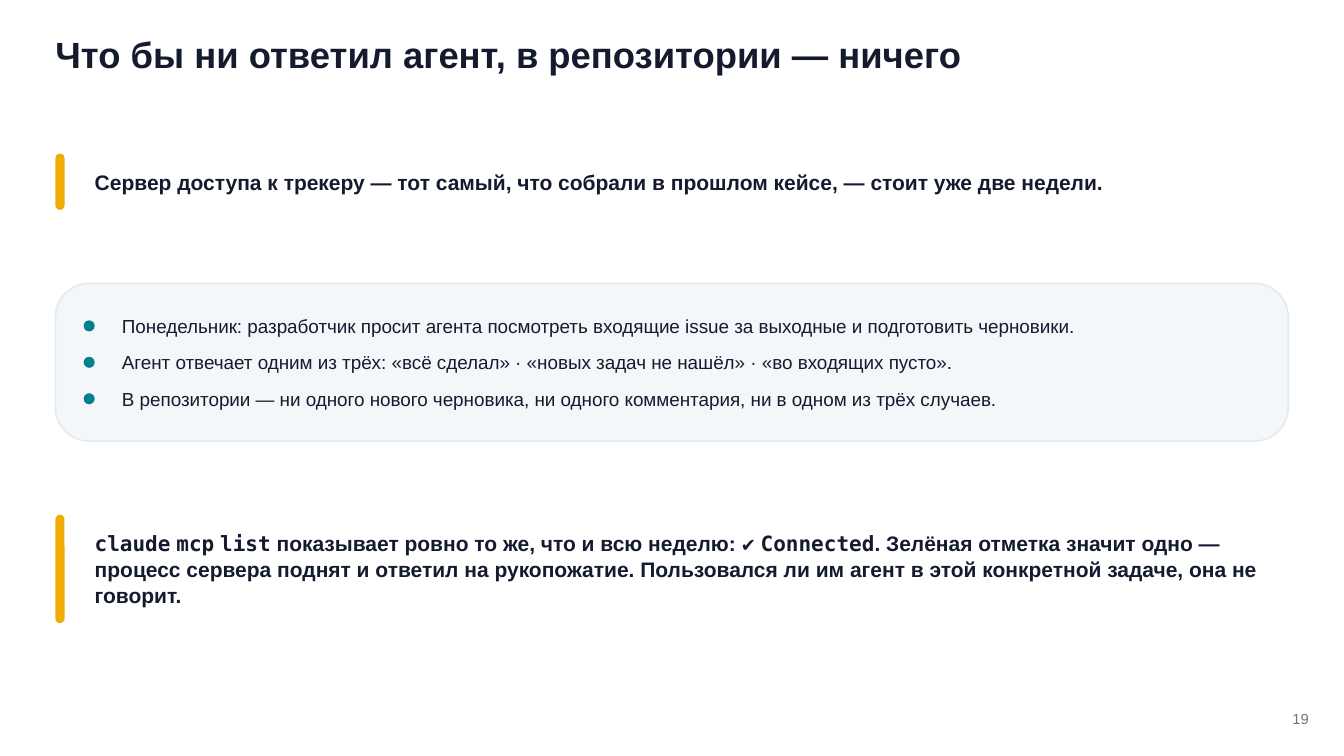
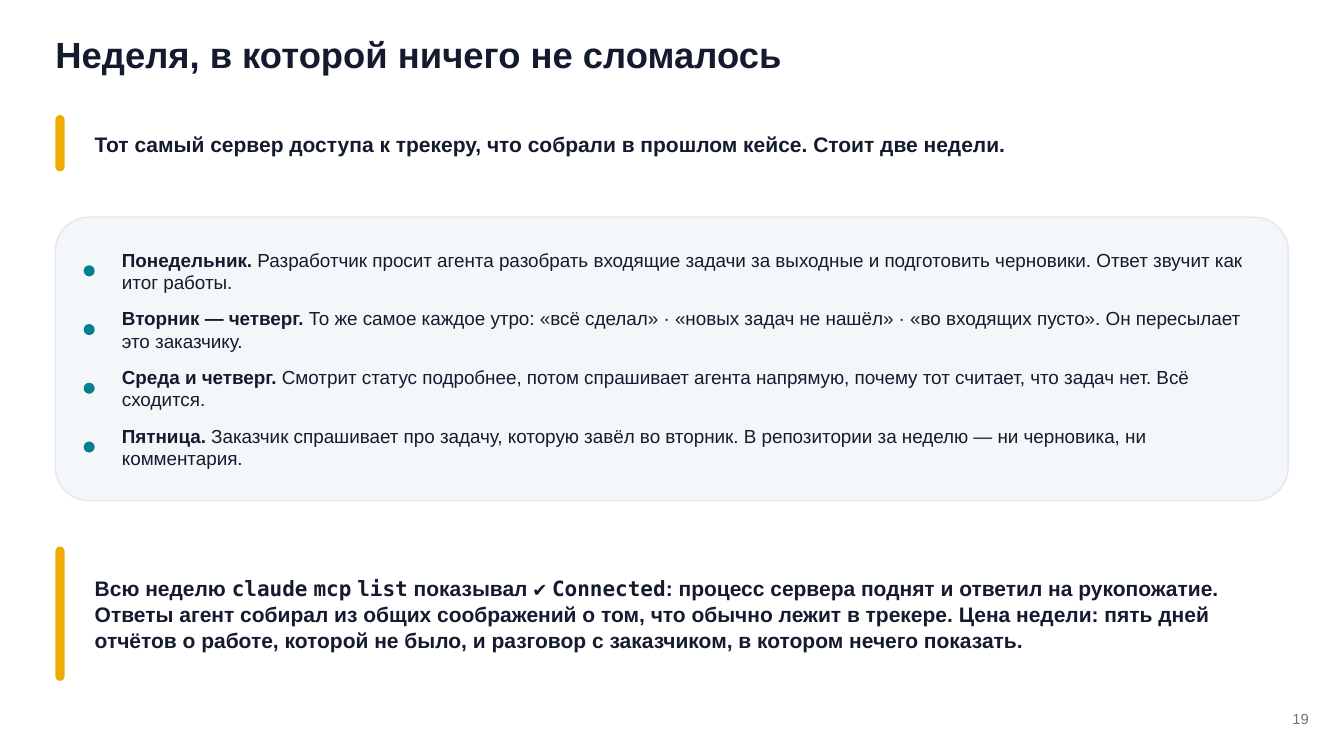
Before and after one commit to tellina-study/AI-usage-lessons, a slide deck: slide 19 of library/seminars/sem-06/rendered/sem-06.pptx. Drawn at 1344x756 pixels with LibreOffice and Linux fonts; fonts in the diff are those of the drawing. Boxes give left, top, right and bottom in pixels: in the first picture for what was removed or moved away, otherwise in the second. Text is boxed around its words. In the diff, an @@ line names an element or a change of style, - is before the commit and + after.

```diff
--- a/library/seminars/sem-06/rendered/sem-06.pptx
+++ b/library/seminars/sem-06/rendered/sem-06.pptx
@@ text at [55, 41, 782, 76]: text changed @@
-Что бы ни ответил агент, в репозитории — ничего
+Неделя, в которой ничего не сломалось
@@ rounded rectangle: place and size @@
-rounded rectangle at [55, 153, 65, 210]
+rounded rectangle at [55, 115, 65, 171]
@@ text at [95, 136, 1005, 156]: text changed @@
-Сервер доступа к трекеру — тот самый, что собрали в прошлом кейсе, — стоит уже две недели.
+Тот самый сервер доступа к трекеру, что собрали в прошлом кейсе. Стоит две недели.
@@ rounded rectangle: place and size @@
-rounded rectangle at [55, 283, 1289, 441]
+rounded rectangle at [55, 218, 1289, 501]
@@ rounded rectangle at [55, 218, 1289, 501]: proportions changed @@
@@ rounded rectangle added at [84, 265, 95, 276], fill #028090 @@
@@ text at [122, 253, 1242, 293]: text changed @@
-Понедельник: разработчик просит агента посмотреть входящие issue за выходные и подготовить черновики.
+Понедельник. Разработчик просит агента разобрать входящие задачи за выходные и подготовить черновики. Ответ звучит как итог работы.
@@ text at [122, 312, 1240, 352]: text changed @@
-Агент отвечает одним из трёх: «всё сделал» · «новых задач не нашёл» · «во входящих пусто».
+Вторник — четверг. То же самое каждое утро: «всё сделал» · «новых задач не нашёл» · «во входящих пусто». Он пересылает это заказчику.
@@ rounded rectangle: place and size @@
-rounded rectangle at [84, 393, 95, 404]
+rounded rectangle at [84, 383, 95, 394]
@@ text added at [122, 370, 1188, 410], 13.5 pt, text #141B2E @@
+Среда и четверг. Смотрит статус подробнее, потом спрашивает агента напрямую, почему тот считает, что задач нет. Всё сходится.
@@ rounded rectangle: place and size @@
-rounded rectangle at [84, 357, 95, 368]
+rounded rectangle at [84, 442, 95, 453]
@@ text at [122, 430, 1146, 469]: text changed @@
-В репозитории — ни одного нового черновика, ни одного комментария, ни в одном из трёх случаев.
+Пятница. Заказчик спрашивает про задачу, которую завёл во вторник. В репозитории за неделю — ни черновика, ни комментария.
@@ rounded rectangle: place and size @@
-rounded rectangle at [55, 515, 65, 623]
+rounded rectangle at [55, 546, 65, 681]
@@ text at [95, 579, 1218, 653]: text changed @@
-claude mcp list показывает ровно то же, что и всю неделю: ✔ Connected. Зелёная отметка значит одно — процесс сервера поднят и ответил на рукопожатие. Пользовался ли им агент в этой конкретной задаче, она не говорит.
+Всю неделю claude mcp list показывал ✔ Connected: процесс сервера поднят и ответил на рукопожатие. Ответы агент собирал из общих соображений о том, что обычно лежит в трекере. Цена недели: пять дней отчётов о работе, которой не было, и разговор с заказчиком, в котором нечего показать.
```
Also in this commit, not shown: 33 other slides changed, 8 slides added, 8 slides removed, 59 other files.
